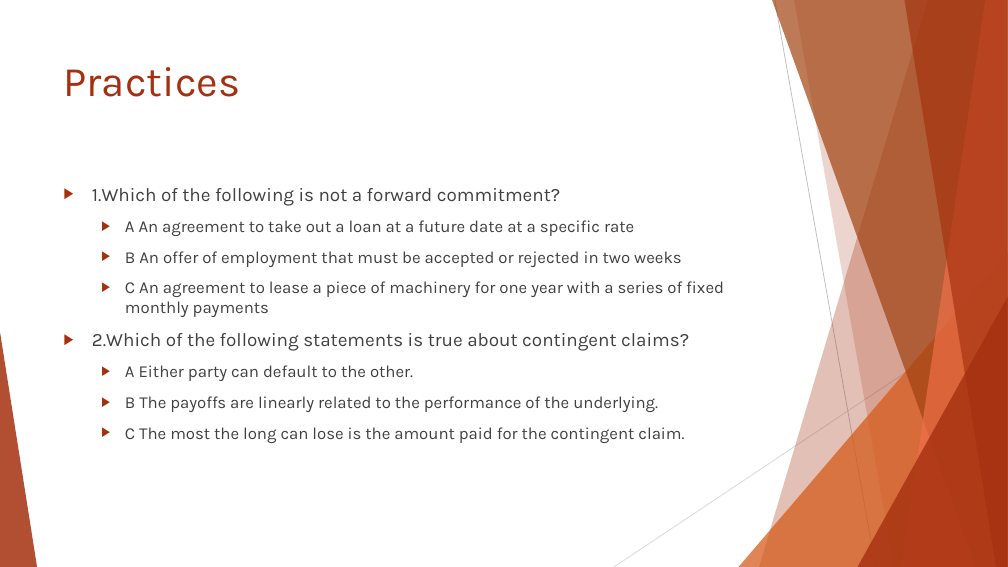
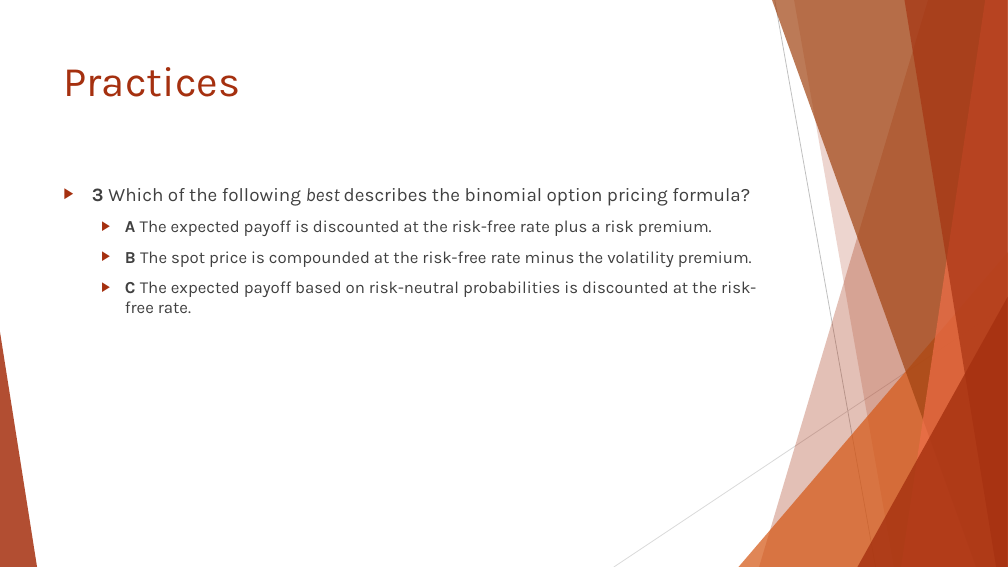
Before and after one commit to Isco0530/data, a slide deck: slide 50 of Reading 46.pptx. Drawn at 1008x567 pixels with LibreOffice and Linux fonts; fonts in the diff are those of the drawing. Boxes give left, top, right and bottom in pixels: in the first picture for what was removed or moved away, otherwise in the second. Text is boxed around its words. In the diff, an @@ line names an element or a change of style, - is before the commit and + after.

```diff
--- a/Reading 46.pptx
+++ b/Reading 46.pptx
@@ text at bbox=[92, 188, 756, 313]: text changed @@
-▶ 1.Which of the following is not a forward commitment?
-  ▶ A An agreement to take out a loan at a future date at a specific rate
-  ▶ B An offer of employment that must be accepted or rejected in two weeks
-  ▶ C An agreement to lease a piece of machinery for one year with a series of fixed monthly payments
-▶ 2.Which of the following statements is true about contingent claims?
-  ▶ A Either party can default to the other.
-  ▶ B The payoffs are linearly related to the performance of the underlying.
-  ▶ C The most the long can lose is the amount paid for the contingent claim.
+▶ 3 Which of the following best describes the binomial option pricing formula?
+  ▶ A The expected payoff is discounted at the risk-free rate plus a risk premium.
+  ▶ B The spot price is compounded at the risk-free rate minus the volatility premium.
+  ▶ C The expected payoff based on risk-neutral probabilities is discounted at the risk-free rate.
```
Also in this commit, not shown: 2 other slides changed, 2 slides removed.
